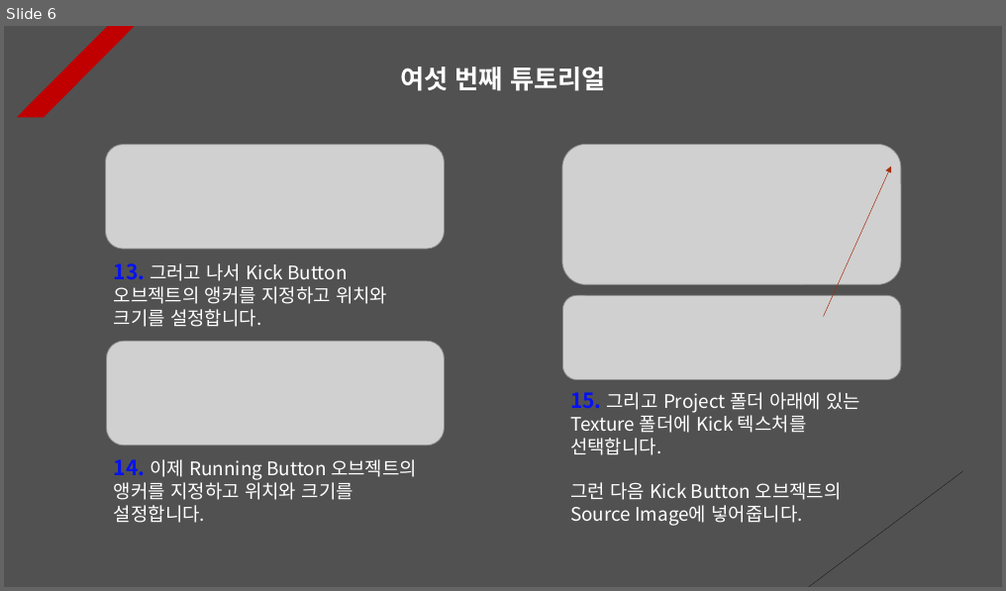
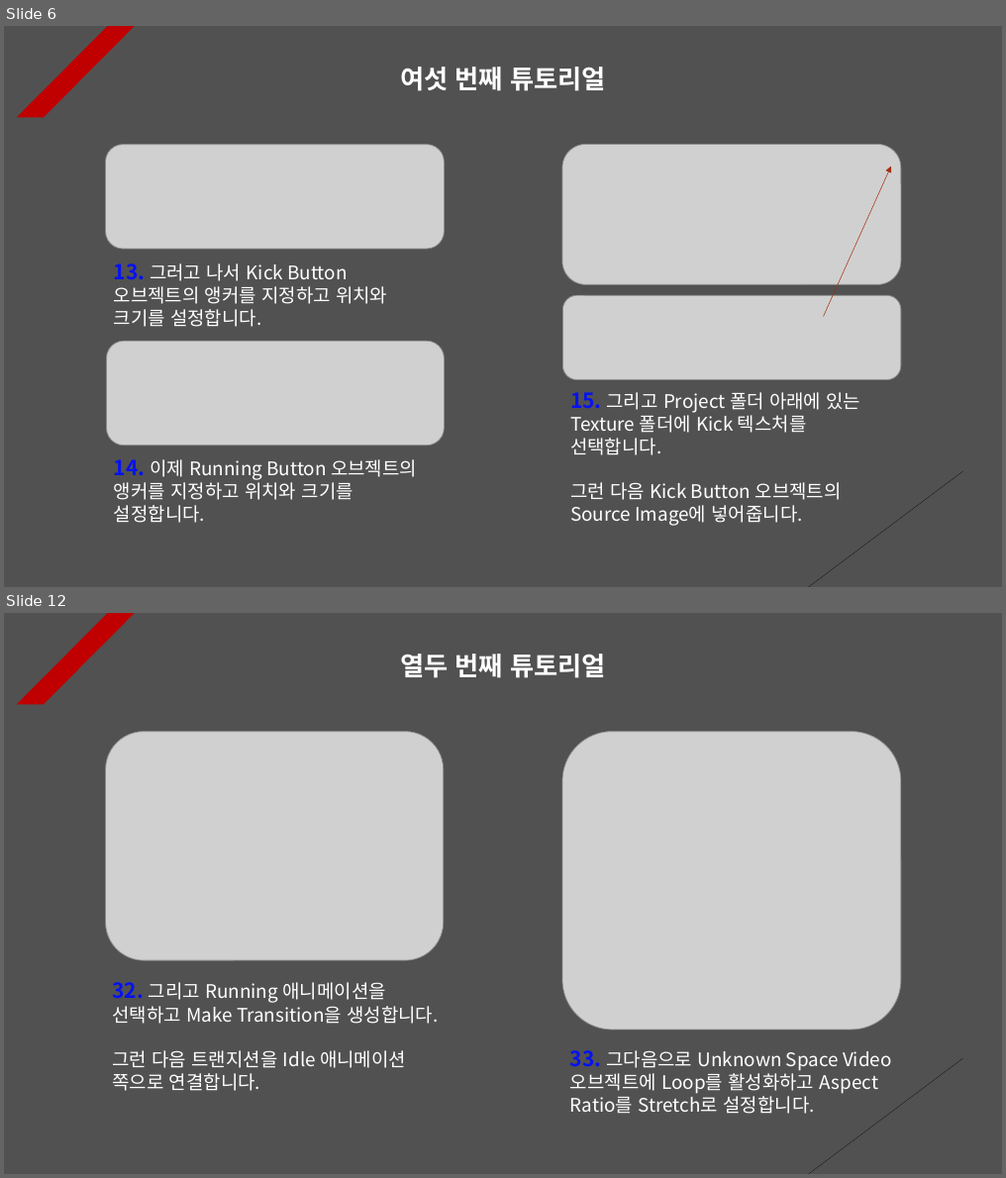
Before and after one commit to Unity2033/3D-UnityEngine, a slide deck: Assets/Animator Controller/PPT Data/Animator Controller Example.pptx. Shown one above the other, each under a label of ours: slide 6 before the commit, slides 6 and 12 after it; the slides between them are not shown. The pictures are 1006x591 and 1006x1178 pixels, drawn with LibreOffice and Linux fonts; fonts in the diff are those of the drawing; grey boxes stand for pictures. Boxes give left, top, right and bottom in pixels: in the first picture for what was removed or moved away, otherwise in the second. Text is boxed around its words. In the diff, an @@ line names an element or a change of style, - is before the commit and + after.

```diff
--- a/Assets/Animator Controller/PPT Data/Animator Controller Example.pptx
+++ b/Assets/Animator Controller/PPT Data/Animator Controller Example.pptx
@@ slide 12 added at [4, 613, 1002, 1174], background #515151; not listed: 2 template elements that a slide beside it also shows @@
@@ text added at [400, 654, 605, 678], 25 pt, text #FFFFFF, bold @@
+열두 번째 튜토리얼
@@ picture added at [106, 731, 444, 960] @@
@@ picture added at [562, 731, 901, 1030] @@
@@ text added at [112, 982, 438, 1091], 18 pt, text #FFFFFF @@
+32. 그리고 Running 애니메이션을 선택하고 Make Transition을 생성합니다.
+그런 다음 트랜지션을 Idle 애니메이션 쪽으로 연결합니다.
@@ text added at [570, 1051, 892, 1114], 18 pt, text #FFFFFF @@
+33. 그다음으로 Unknown Space Video 오브젝트에 Loop를 활성화하고 Aspect Ratio를 Stretch로 설정합니다.
```
Also in this commit, not shown: 1 slide changed, 3 other slides added, 14 other files.
